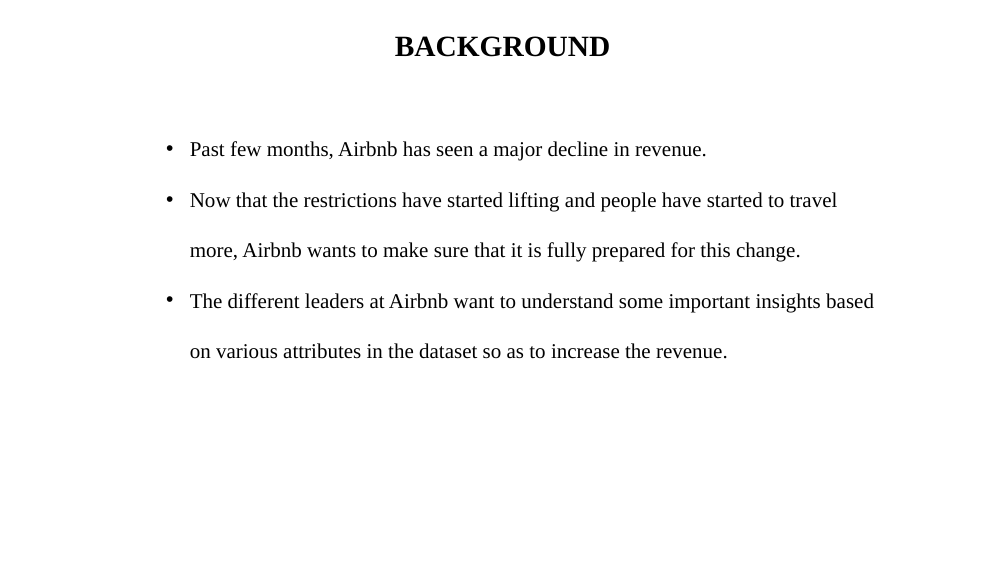
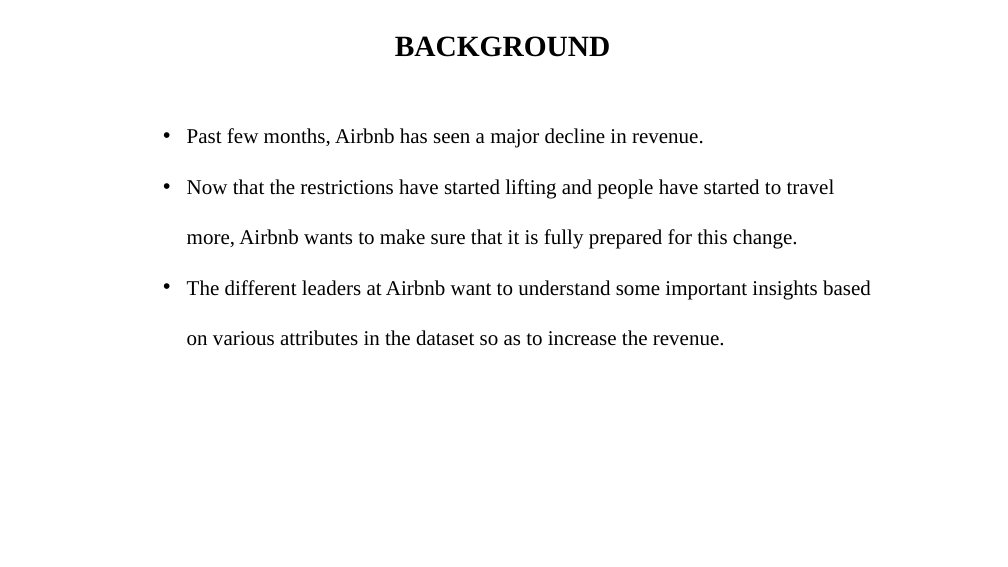
Before and after one commit to sagarbarge/Airbnb_NYC_Storytelling, a slide deck: slide 4 of Presentation_1_Analyst.pptx. Drawn at 1008x567 pixels with LibreOffice and Linux fonts; fonts in the diff are those of the drawing. Boxes give left, top, right and bottom in pixels: in the first picture for what was removed or moved away, otherwise in the second. Text is boxed around its words. In the diff, an @@ line names an element or a change of style, - is before the commit and + after.

```diff
--- a/Presentation_1_Analyst.pptx
+++ b/Presentation_1_Analyst.pptx
@@ text "Past few months, Airbnb has ...": place and size @@
-text "Past few months, Airbnb has ..." at [190, 141, 874, 359]
+text "Past few months, Airbnb has ..." at [187, 128, 871, 346]
```
Also in this commit, not shown: 10 other slides changed, 3 slides added, 2 slides removed, 5 other files.
